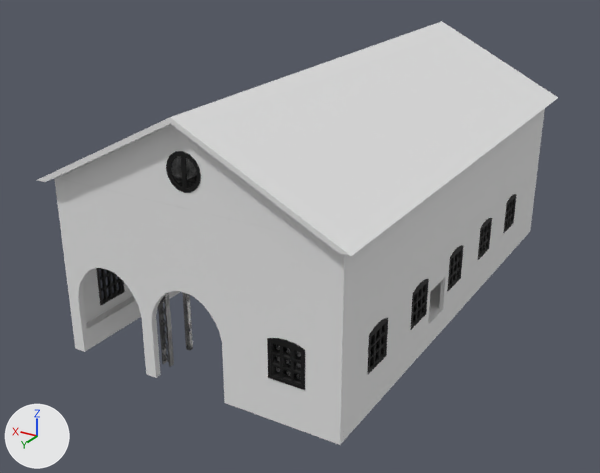
The FBX model Assets/_Visual/Environment/_OpenWorld/Landmarks/Passenger Patio.fbx, before and after one commit.
Camera for both pictures: a 50 mm camera at (-25.5, 44.2, 23.9) aimed at (-1.0, 3.3, 3.5). The lights are fixed; the arrows at lower left show +X, +Y and +Z. Where no turn or scale is listed for an object, it has been applied to the vertices. Vertices at the same position are counted once.
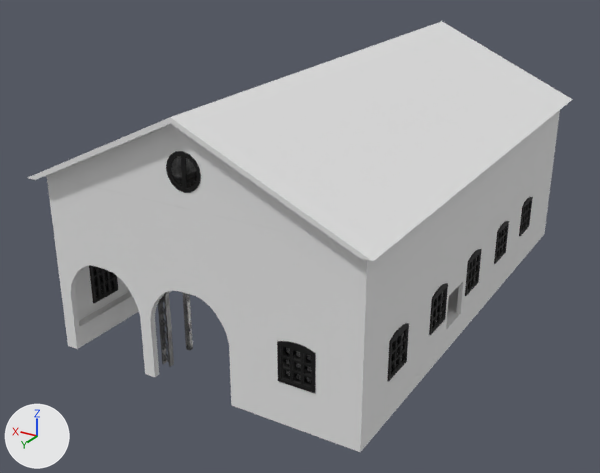
Boxes (x1, y1, x2, y2) around the edits, measured in the pictures (600 x 473 px; the box of a moved part takes in the faces that stretch with it):
'Cube', reshaped: before (55, 108, 545, 445); after (47, 110, 560, 452)
'Cube.025', reshaped: before (38, 21, 558, 256); after (28, 21, 573, 261)
'Cube.033', mesh moved: before (267, 338, 305, 390); after (277, 341, 316, 393)
part 1 of me_cube_010, moved or reshaped: before (38, 118, 185, 209); after (28, 117, 185, 209)
part 2 of me_cube_010, moved or reshaped: before (175, 21, 558, 256); after (175, 21, 573, 261)
part 4 of me_cube_012, moved or reshaped: before (368, 318, 388, 374); after (387, 323, 409, 381)
part 5 of me_cube_012, moved or reshaped: before (410, 279, 429, 330); after (429, 283, 448, 335)
part 6 of me_cube_012, moved or reshaped: before (447, 245, 464, 291); after (465, 249, 482, 296)
part 7 of me_cube_012, moved or reshaped: before (478, 218, 492, 260); after (494, 221, 509, 264)
part 8 of me_cube_012, moved or reshaped: before (504, 194, 517, 233); after (519, 197, 533, 236)

What the commit changed:
me_cube_007 has 223 vertices, 261 faces and spans x -8.73..-6.69, y 15.39..15.84, z 1.99..4.35.
me_cube_007 is used by ob_cube_033; location (0.0, 0.0, 0.0).
me_cube_007 part 3: the whole mesh is moved by (-0.55, 0.0, 0.0).
me_cube_012 is used by ob_cube_012; location (0.0, 0.0, 0.0).
me_cube_012 had 1360 vertices, 1540 faces and spanned x -10.7..-10.4, y -9.3..13.1, z 2.0..4.4.
me_cube_012 now has 1540 vertices, 1540 faces and spans x -11.8..-11.4, y -9.3..13.1, z 2.0..4.4.
me_cube_012 part 4: 272 vertices removed from x -10.7..-10.4, y 11.1..13.1, z 2.0..4.4; 308 vertices added at x -11.8..-11.4, y 11.1..13.1, z 2.0..4.4.
me_cube_012 part 5: 272 vertices removed from x -10.7..-10.4, y 6.0..8.1, z 2.0..4.4; 308 vertices added at x -11.8..-11.4, y 6.0..8.1, z 2.0..4.4.
me_cube_012 part 6: 272 vertices removed from x -10.7..-10.4, y 0.8..2.8, z 2.0..4.4; 308 vertices added at x -11.8..-11.4, y 0.8..2.8, z 2.0..4.4.
me_cube_012 part 7: 272 vertices removed from x -10.7..-10.4, y -4.3..-2.2, z 2.0..4.4; 308 vertices added at x -11.8..-11.4, y -4.3..-2.2, z 2.0..4.4.
me_cube_012 part 8: 272 vertices removed from x -10.7..-10.4, y -9.3..-7.3, z 2.0..4.4; 308 vertices added at x -11.8..-11.4, y -9.3..-7.3, z 2.0..4.4.
me_cube is used by ob_cube; location (0.0, 0.0, 0.0).
me_cube had 535 vertices, 598 faces and spanned x -10.6..6.4, y -14.3..15.8, z -0.4..9.7.
me_cube now has 535 vertices, 598 faces and spans x -11.7..6.9, y -14.3..15.8, z -0.4..9.7.
me_cube part 9: 535 of 535 vertices moved; they spanned x -10.6..6.4, y -14.3..15.8, z -0.4..9.7 and now span x -11.7..6.9, y -14.3..15.8, z -0.4..9.7; mean shift (-0.3, 0.0, 0.0); largest move (-7.4, 15.4, 9.7) -> (-8.5, 15.4, 9.7).
me_cube_010 has 248 vertices, 316 faces and spans x -11.3..6.9, y -15.0..16.5, z 9.7..14.3.
me_cube_010 is used by ob_cube_025; location (0.0, 0.0, 0.0).
me_cube_010 part 1: all 44 vertices in x 5.9..6.9, y -15.0..16.5, z 9.7..9.9 are moved by (0.7, 0.0, 0.0).
me_cube_010 part 2: all 44 vertices in x -11.3..-10.3, y -15.0..16.5, z 9.7..9.9 are moved by (-1.0, 0.0, 0.0).
